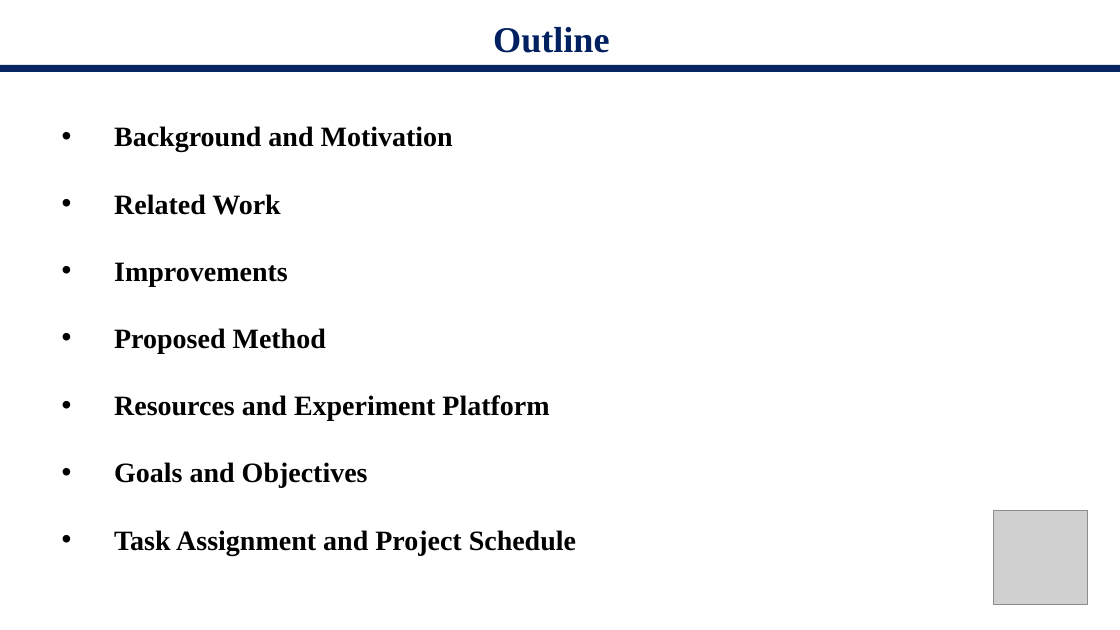
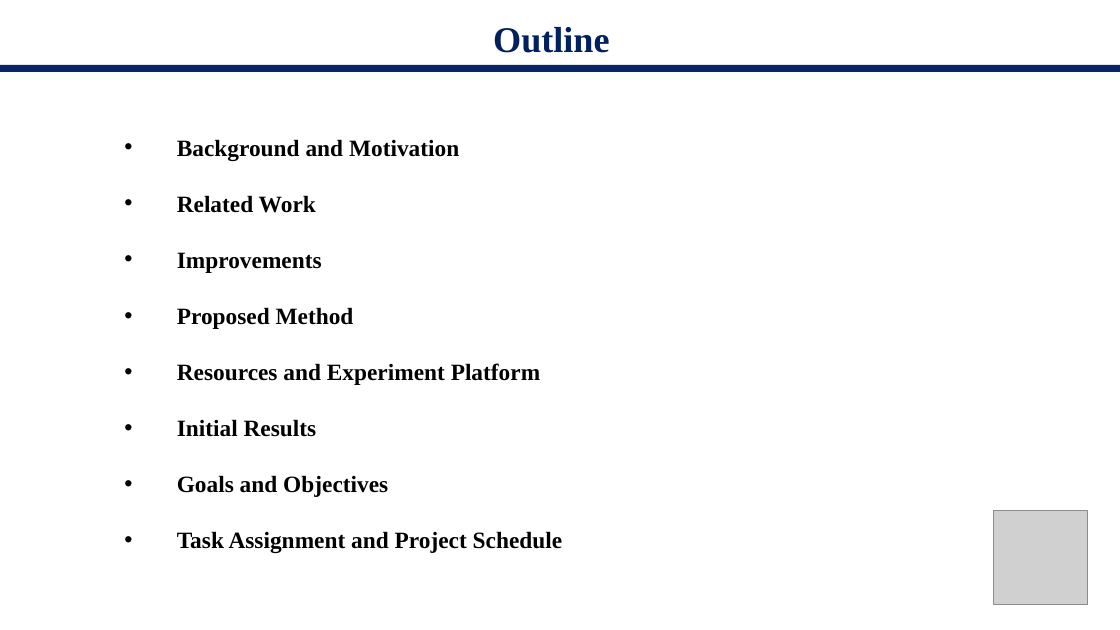
Before and after one commit to starga2er777/CS405_Project_SUSTech, a slide deck: slide 2 of proposal.pptx. Drawn at 1120x630 pixels with LibreOffice and Linux fonts; fonts in the diff are those of the drawing; grey boxes stand for pictures. Boxes give left, top, right and bottom in pixels: in the first picture for what was removed or moved away, otherwise in the second. Text is boxed around its words. In the diff, an @@ line names an element or a change of style, - is before the commit and + after.

```diff
--- a/proposal.pptx
+++ b/proposal.pptx
@@ text "Background and Motivation": place and size @@
-text "Background and Motivation" at box(114, 126, 576, 555)
+text "Background and Motivation" at box(177, 139, 562, 553)
@@ text at box(177, 139, 562, 553): size 24 to 20 pt @@
@@ text at box(177, 419, 317, 437): paragraph added @@
+• Initial Results
```
Also in this commit, not shown: 6 other slides changed, 8 slides added, 3 slides removed, 2 other files.
